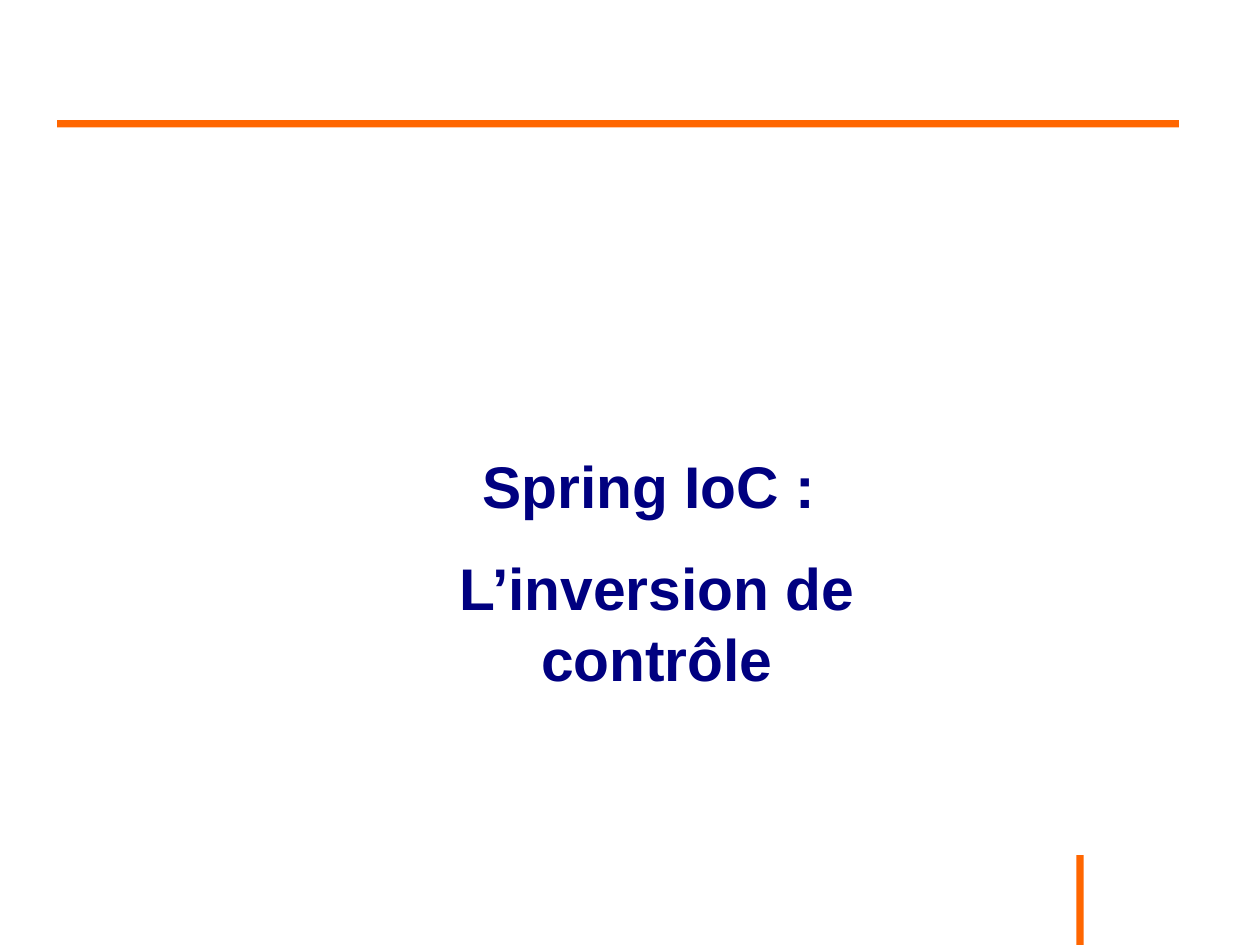
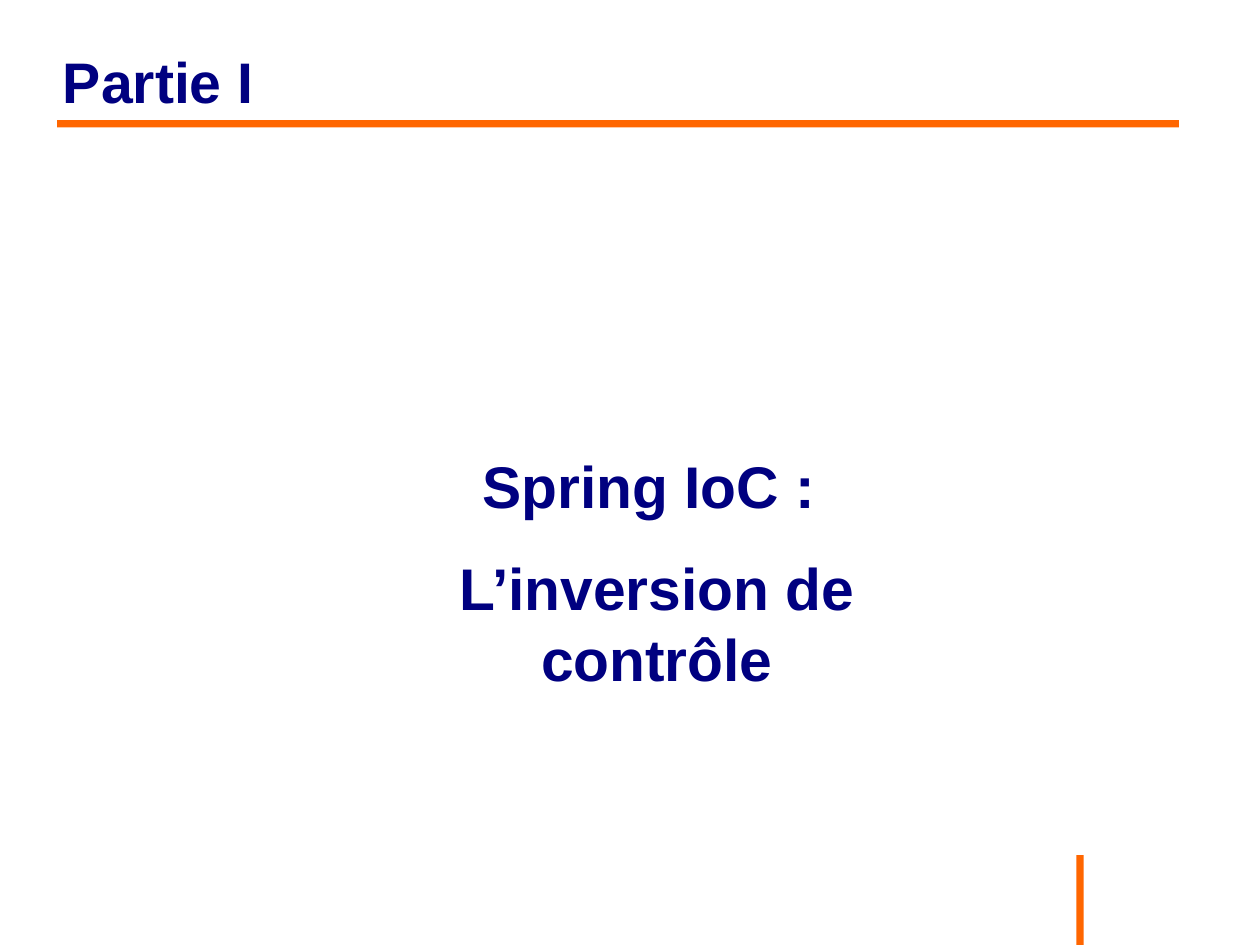
Before and after one commit to philphils/formation-spring, a slide deck: slide 8 of Documentation/diapo_formation_spring.odp. Drawn at 1260x945 pixels with LibreOffice and Linux fonts; fonts in the diff are those of the drawing; background and template pictures are left out. Boxes give left, top, right and bottom in pixels: in the first picture for what was removed or moved away, otherwise in the second. Text is boxed around its words. In the diff, an @@ line names an element or a change of style, - is before the commit and + after.

Commit message:
Avancement diapo partie 1

```diff
--- a/Documentation/diapo_formation_spring.odp
+++ b/Documentation/diapo_formation_spring.odp
@@ title added at (x1=63, y1=61, x2=254, y2=104), 36 pt, text #000080, bold @@
+Partie I
```
Also in this commit, not shown: 2 other slides changed, 18 slides added.
